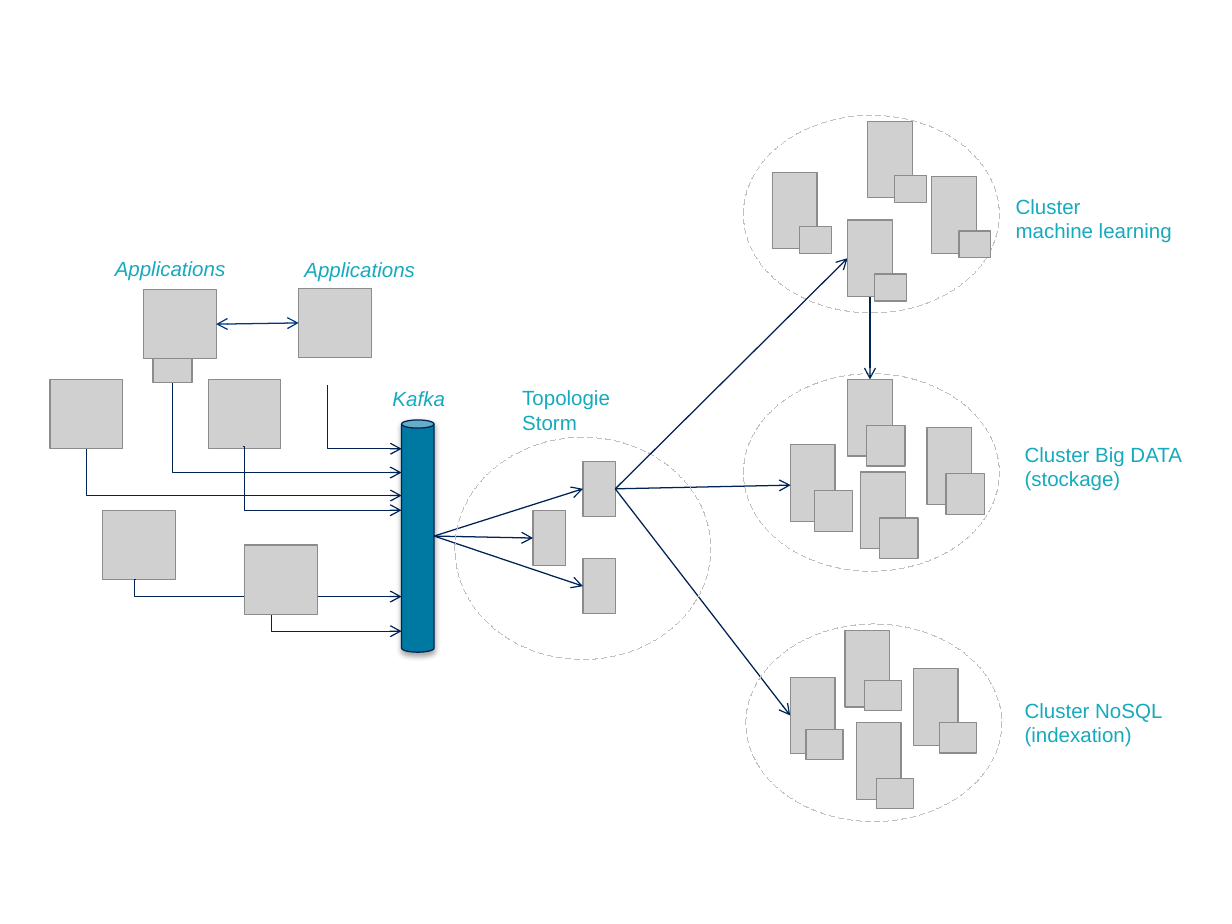
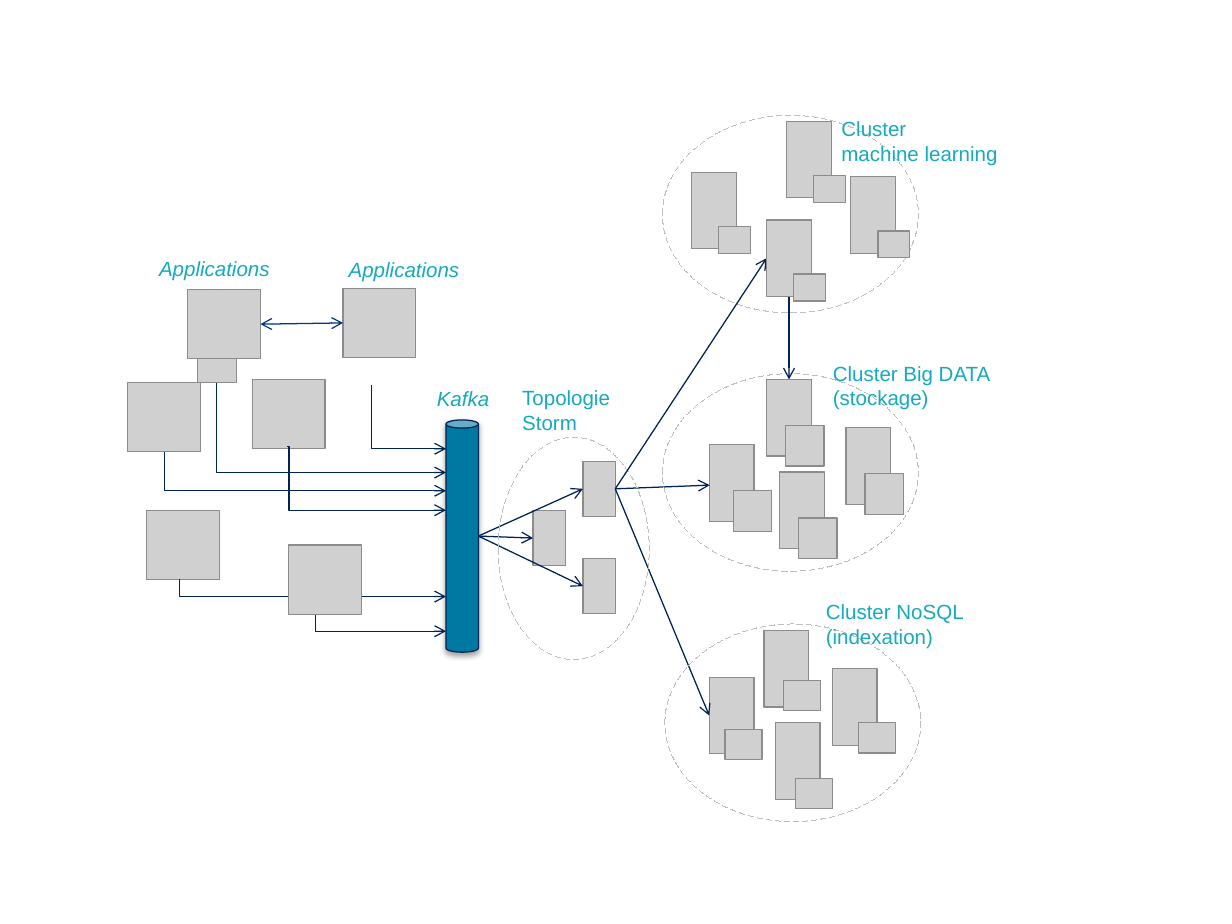
Before and after one commit to archiloque/blog, a slide deck: slide 3 of monitoring_echanges/illus.pptx (slide 4 before the commit). Drawn at 1232x924 pixels with LibreOffice and Linux fonts; fonts in the diff are those of the drawing; grey boxes stand for pictures; background and template pictures are left out. Boxes give left, top, right and bottom in pixels: in the first picture for what was removed or moved away, otherwise in the second. Text is boxed around its words. In the diff, an @@ line names an element or a change of style, - is before the commit and + after.

```diff
--- a/monitoring_echanges/illus.pptx
+++ b/monitoring_echanges/illus.pptx
@@ text "Cluster machine learning": place and size @@
-text "Cluster machine learning" at (1016,199,1172,243)
+text "Cluster machine learning" at (841,121,998,166)
@@ arrow moved from (615, 489) - (848, 259) to (615, 489) - (766, 259) @@
@@ 24 pictures, 3 ellipses, 1 arrow: place and size @@
-24 pictures, 3 ellipses, 1 arrow at (743,116,1002,821)
+24 pictures, 3 ellipses, 1 arrow at (663,116,922,821)
@@ text "Cluster Big DATA": place and size @@
-text "Cluster Big DATA" at (1025,447,1182,491)
+text "Cluster Big DATA" at (833,366,991,410)
@@ picture: place and size @@
-picture at (51,379,123,448)
+picture at (128,382,201,451)
@@ ellipse: place and size @@
-ellipse at (455,437,711,659)
+ellipse at (498,437,649,659)
@@ elbow arrow moved from (86, 448) - (402, 495) to (164, 452) - (446, 490) @@
@@ arrow moved from (434, 536) - (583, 489) to (478, 536) - (583, 489) @@
@@ arrow moved from (615, 489) - (790, 716) to (615, 489) - (710, 716) @@
@@ arrow moved from (615, 489) - (791, 485) to (615, 489) - (710, 485) @@
@@ arrow moved from (434, 536) - (583, 586) to (478, 536) - (583, 586) @@
@@ arrow moved from (434, 536) - (533, 538) to (478, 536) - (533, 538) @@
@@ text "Cluster NoSQL": place and size @@
-text "Cluster NoSQL" at (1025,703,1162,747)
+text "Cluster NoSQL" at (826,604,963,649)
@@ 6 pictures, 5 elbow arrows, 3 texts, 1 double arrow, 1 cylinder: place and size @@
-6 pictures, 5 elbow arrows, 3 texts, 1 double arrow, 1 cylinder at (102,261,444,652)
+6 pictures, 5 elbow arrows, 3 texts, 1 double arrow, 1 cylinder at (147,261,489,652)
```
Also in this commit, not shown: 1 slide added, 2 slides removed, 2 other files.
